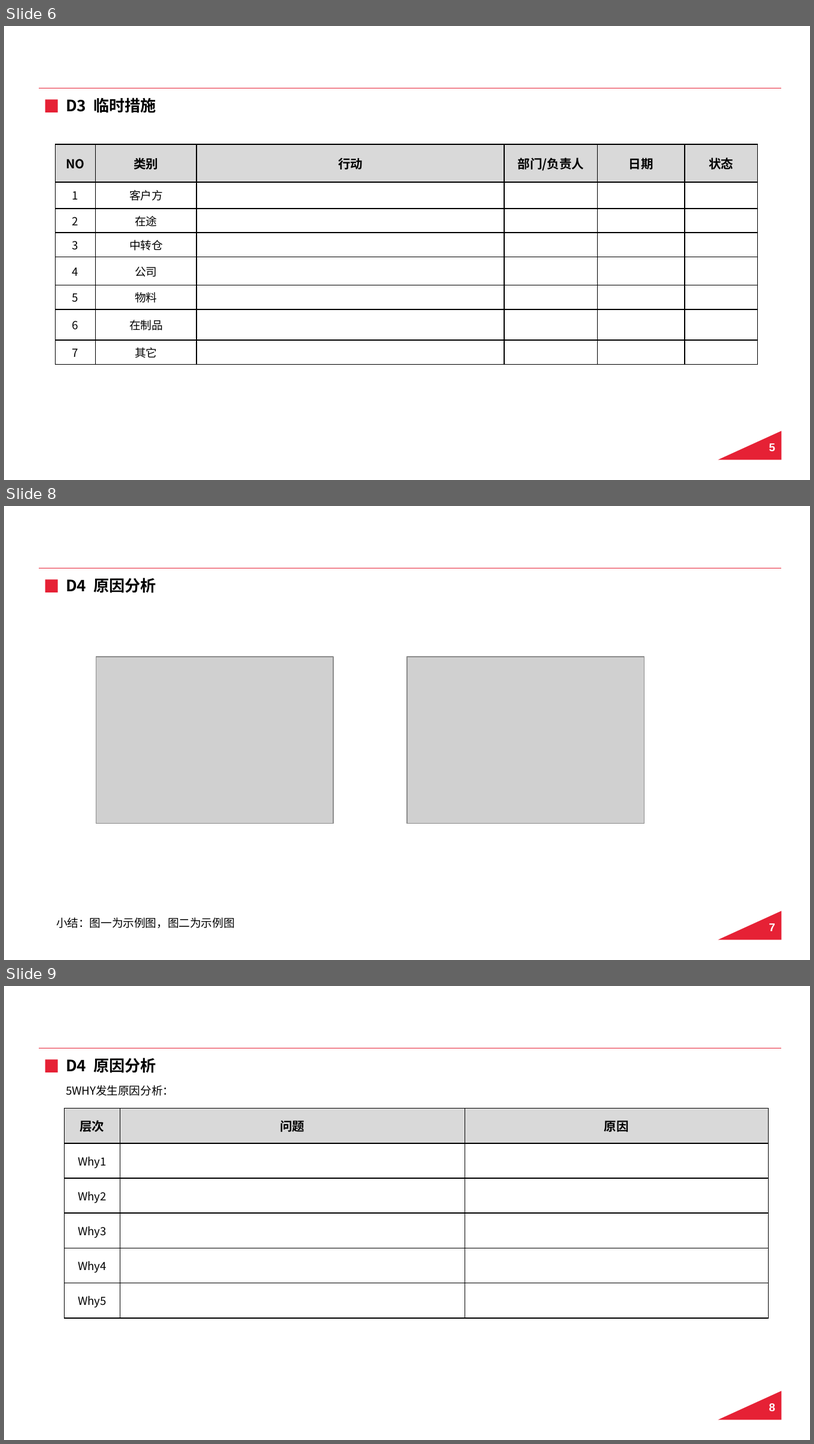
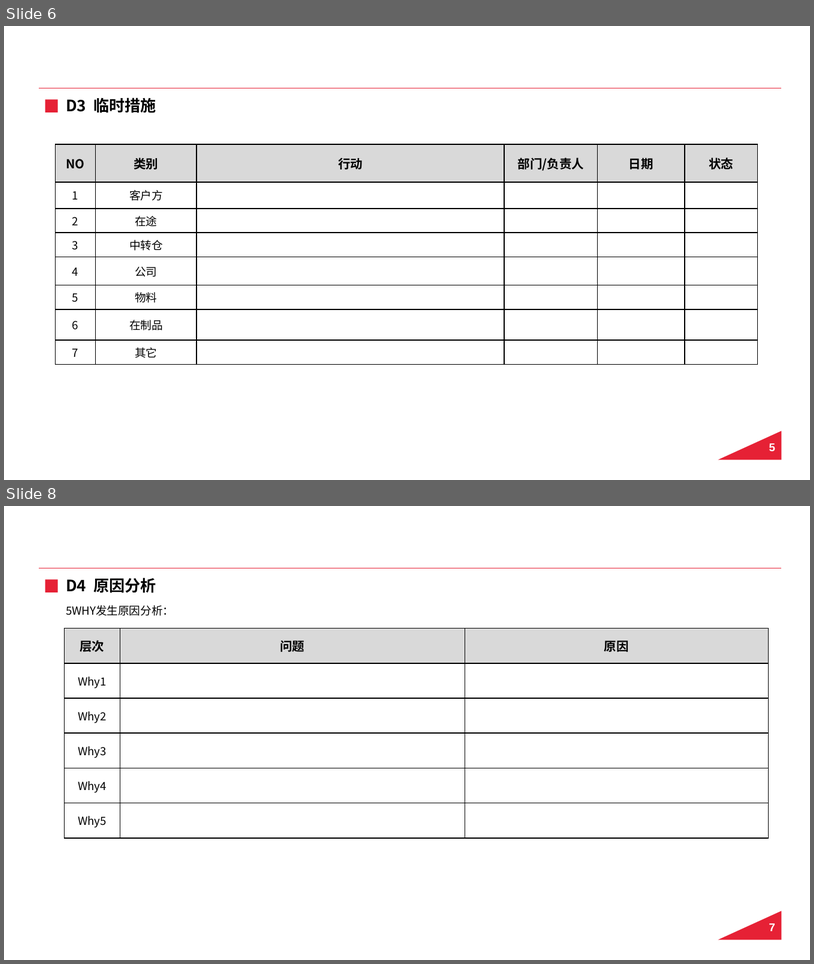
Before and after one commit to QX9967/8D, a slide deck: 8D模板.pptx. Shown one above the other, each under a label of ours: slides 6, 8 and 9 before the commit, slides 6 and 8 after it; the slides between them are not shown. The pictures are 814x1444 and 814x964 pixels, drawn with LibreOffice and Linux fonts; fonts in the diff are those of the drawing; grey boxes stand for pictures; background and template pictures are left out. Boxes give left, top, right and bottom in pixels: in the first picture for what was removed or moved away, otherwise in the second. Text is boxed around its words. In the diff, an @@ line names an element or a change of style, - is before the commit and + after.

```diff
--- a/8D模板.pptx
+++ b/8D模板.pptx
@@ slide 8 removed at (4, 506, 810, 960), background #FFFFFF; not listed: 2 template elements that a slide beside it also shows @@
@@ text removed at (66, 577, 156, 593) @@
-D4 原因分析
@@ rectangle removed at (45, 579, 58, 592) @@
@@ picture removed at (96, 657, 333, 823) @@
@@ picture removed at (407, 657, 644, 823) @@
@@ text removed at (56, 917, 235, 928) @@
-小结：图一为示例图，图二为示例图
@@ page number removed at (770, 923, 776, 931) @@
-7
@@ what was slide 9 is now slide 8 @@
@@ page number at (770, 923, 776, 931): text changed @@
-8
+7
```
Also in this commit, not shown: 5 slides changed, 30 other files.
